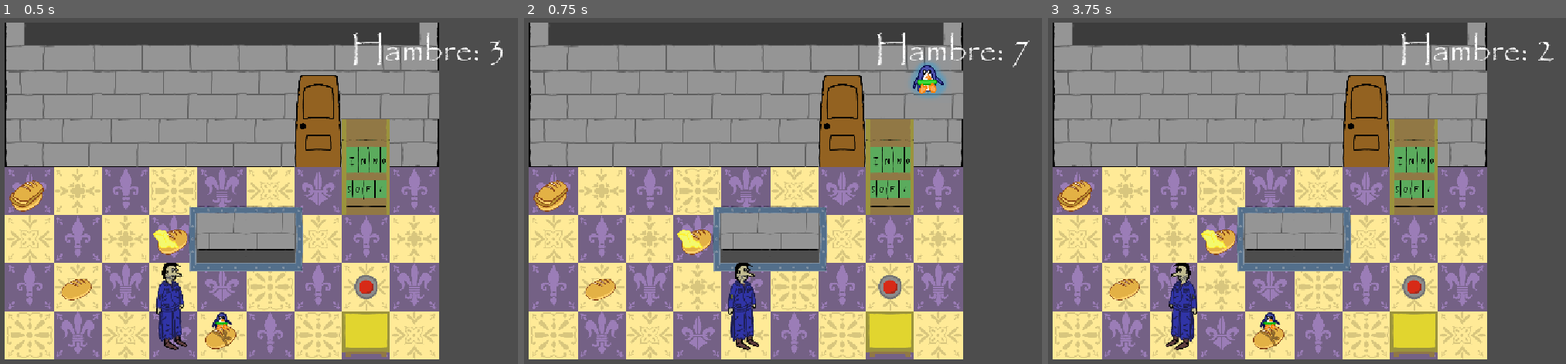
Above: before the commit, frames 1-3 (left to right).
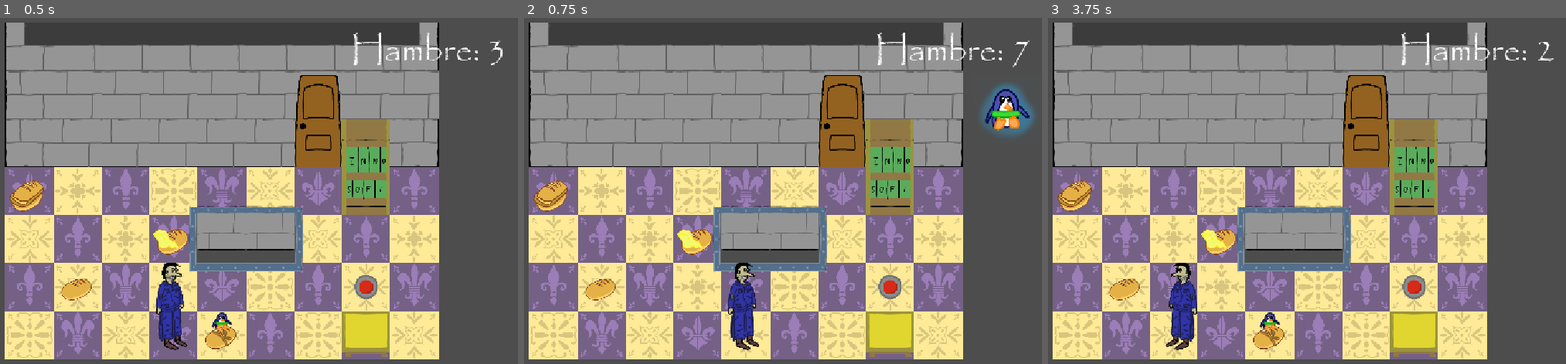
Above: after the commit, the same moments.

Repository: andresfdezc6/pan-sabe-mejor-que-llave-
Game: Godot game, scene res://Scenes/GLOBAL.tscn
Two runs of this game, one before a commit and one after it. Both use one fixed random seed, a clock stepped at 60 frames per second and the inputs below. The engine's default icon, where the game draws it, is replaced by a stand-in: a white triangle on a blue panel in a dark square.
Inputs:
- Up to frame 1 (0.5 s): no input
- Up to frame 2 (0.75 s): tap Enter at 0.5 s; hold Right (right) from 0.53 s (still down); tap Space (interactuar) at 0.6 s
- Up to frame 3 (3.75 s): tap Space (interactuar) at 1.25, 2.1, 2.75, 3.6 s; release Right (right) at 1.28 s; hold S (down) 1.28-2.03 s; tap 1 at 1.35, 2.85 s; tap Enter at 2, 3.5 s; hold Right (right) 2.03-2.78 s; hold Up (up) 2.78-3.53 s; hold Left (left) from 3.53 s (still down)

Frame 1 is identical in both runs. In frame 2, 1.7% of the frame differs, in the area x 74-99%, y 12-35%; in frame 3, nothing differs.

Commit message:
icono powerpan bien

Diff:
--- a/Scenes/nivel_1.tscn
+++ b/Scenes/nivel_1.tscn
@@ -18,13 +18,13 @@
 [node name="AudioStreamPlayer2D" parent="." index="4" unique_id=2016185387]
 stream = ExtResource("2_3givb")
 
-[node name="indicador_objeto" parent="." index="5" unique_id=274572565]
-z_index = 5
-position = Vector2(675, -618)
-texture = ExtResource("3_ecx5m")
-
 [node name="RichTextLabel" parent="CanvasLayer" parent_id_path=PackedInt32Array(992728299) index="0" unique_id=1793518552]
 offset_left = -362.0
 offset_top = 13.0
 offset_right = -46.0
 offset_bottom = 182.0
+
+[node name="indicador_objeto" parent="CanvasLayer" parent_id_path=PackedInt32Array(992728299) index="1" unique_id=274572565]
+z_index = 5
+position = Vector2(1061, 172)
+texture = ExtResource("3_ecx5m")
--- a/Scenes/nivel_7.tscn
+++ b/Scenes/nivel_7.tscn
@@ -13,3 +13,6 @@
 
 [node name="mapa_base" parent="." index="1" unique_id=902094091]
 tile_map_data = PackedByteArray("AAACAAQAAgAAAAAAAAADAAQABgAAAAAAAAAEAAQAAgAAAAAAAAADAAMAAgAAAAAAAAACAAMABgAAAAAAAAAEAA …(416 unchanged characters)…
+
+[node name="indicador_objeto" parent="CanvasLayer" parent_id_path=PackedInt32Array(992728299) index="1" unique_id=274572565]
+position = Vector2(1060, 148)
--- a/Scenes/nivel_base.tscn
+++ b/Scenes/nivel_base.tscn
@@ -15,6 +15,7 @@
 [ext_resource type="Texture2D" uid="uid://5kmv62dja2uu" path="res://assets/tiles/oscura1.png" id="8_sxmdj"]
 [ext_resource type="Texture2D" uid="uid://bku4w18b6b1y" path="res://assets/tiles/oscura2.png" id="9_qd610"]
 [ext_resource type="Texture2D" uid="uid://dk8ubxg8uj81l" path="res://assets/tiles/oscura4.png" id="10_qs36o"]
+[ext_resource type="Texture2D" uid="uid://dloju11v2hydf" path="res://assets/sprites/DinoBase.png" id="15_18jte"]
 
 [sub_resource type="TileSetAtlasSource" id="TileSetAtlasSource_sxmdj"]
 texture = ExtResource("2_wur6i")
@@ -222,7 +223,7 @@
 sources/8 = SubResource("TileSetAtlasSource_jlk78")
 sources/0 = SubResource("TileSetAtlasSource_qd610")
 
-[node name="nivel_base2" type="Node2D" unique_id=275302144]
+[node name="nivel_base3" type="Node2D" unique_id=275302144]
 y_sort_enabled = true
 script = ExtResource("1_qaap6")
 lista_objetos = [[Vector2i(-1, -2), 0], [Vector2i(4, -2), 0], [Vector2i(2, 1), 0]]
@@ -244,8 +245,6 @@
 
 [node name="AudioStreamPlayer2D" type="AudioStreamPlayer2D" parent="." unique_id=2016185387]
 autoplay = true
-
-[node name="indicador_objeto" type="Sprite2D" parent="." unique_id=274572565]
 
 [node name="CanvasLayer" type="CanvasLayer" parent="." unique_id=992728299]
 
@@ -260,3 +259,7 @@
 grow_horizontal = 0
 theme_override_font_sizes/normal_font_size = 64
 horizontal_alignment = 2
+
+[node name="indicador_objeto" type="Sprite2D" parent="CanvasLayer" unique_id=274572565]
+position = Vector2(1068, 147)
+texture = ExtResource("15_18jte")
--- a/Scripts/nivel_base.gd
+++ b/Scripts/nivel_base.gd
@@ -14,7 +14,7 @@
 @onready var mapa_obstaculos: TileMapLayer = $mapa_obstaculos
 @onready var camara: Camera2D = $Camera2D
 @onready var texto: RichTextLabel = $CanvasLayer/RichTextLabel
-@onready var indicador: Sprite2D = $indicador_objeto
+@onready var indicador: Sprite2D = $CanvasLayer/indicador_objeto
 @onready var jugador_instancia: CharacterBody2D
 
 #declarado de cosas específicas de cada nivel (editar en el inspector)
Not shown, added: assets/images/Nudo.png.import
Not shown, added: assets/images/finaldefmalo.png.import
Not shown, added: assets/images/finaldefmalo1.png.import
Not shown, added: assets/images/iniciodef.png.import
